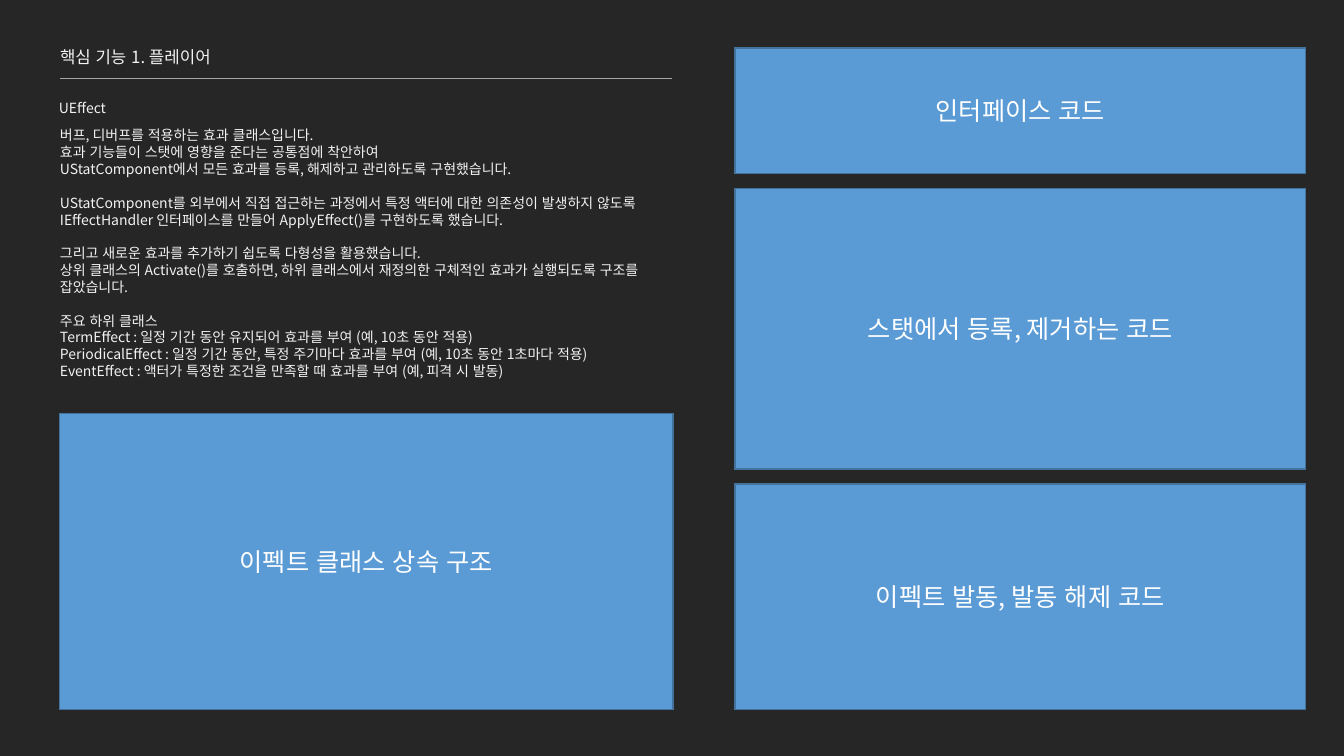
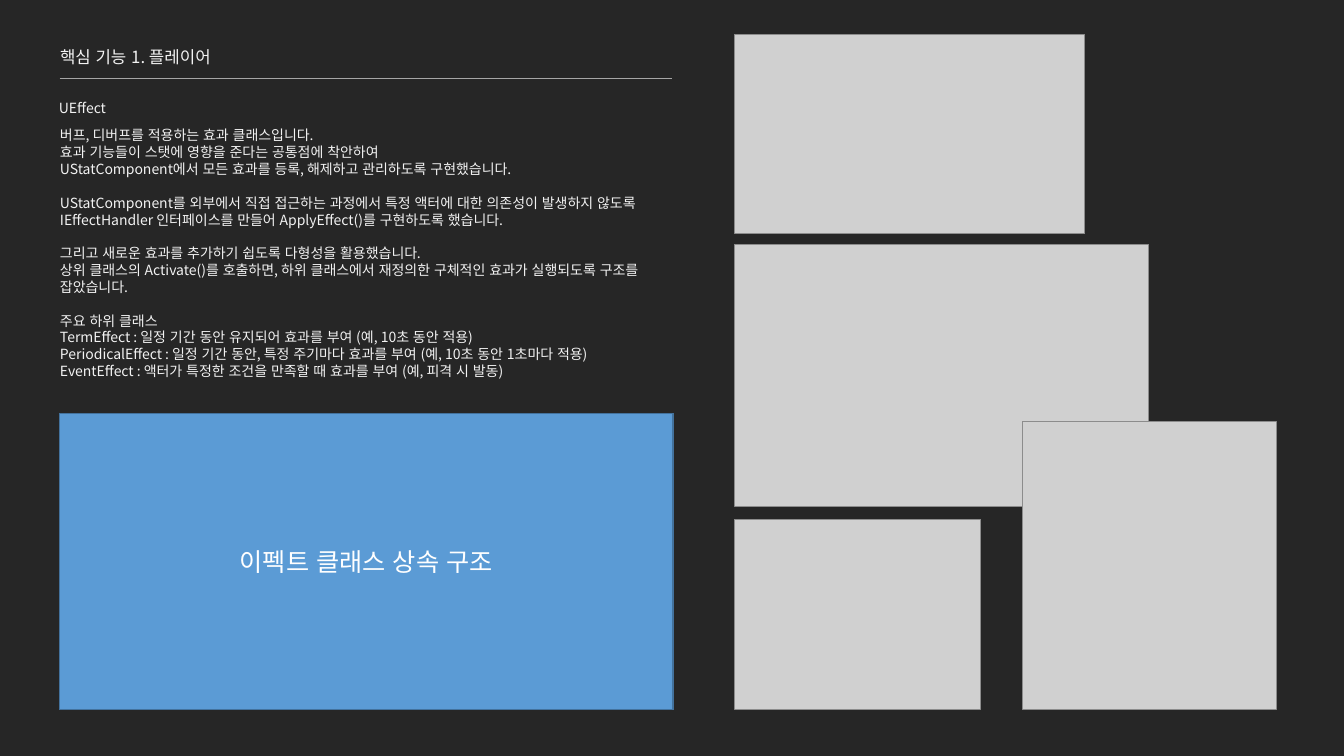
Before and after one commit to jhk0701/project-ARPGHunter, a slide deck: slide 9 of Docs/UnrealEngine_문서_김정환.pptx. Drawn at 1344x756 pixels with LibreOffice and Linux fonts; fonts in the diff are those of the drawing; grey boxes stand for pictures. Boxes give left, top, right and bottom in pixels: in the first picture for what was removed or moved away, otherwise in the second. Text is boxed around its words. In the diff, an @@ line names an element or a change of style, - is before the commit and + after.

```diff
--- a/Docs/UnrealEngine_문서_김정환.pptx
+++ b/Docs/UnrealEngine_문서_김정환.pptx
@@ rectangle removed at (735, 47, 1306, 172) @@
-인터페이스 코드
@@ picture added at (735, 34, 1085, 234) @@
@@ rectangle removed at (735, 189, 1306, 469) @@
-스탯에서 등록, 제거하는 코드
@@ picture added at (735, 245, 1149, 507) @@
@@ picture added at (1022, 421, 1276, 709) @@
@@ rectangle removed at (735, 484, 1306, 710) @@
-이펙트 발동, 발동 해제 코드
@@ picture added at (735, 519, 981, 709) @@
```
Also in this commit, not shown: 10 other slides changed.
